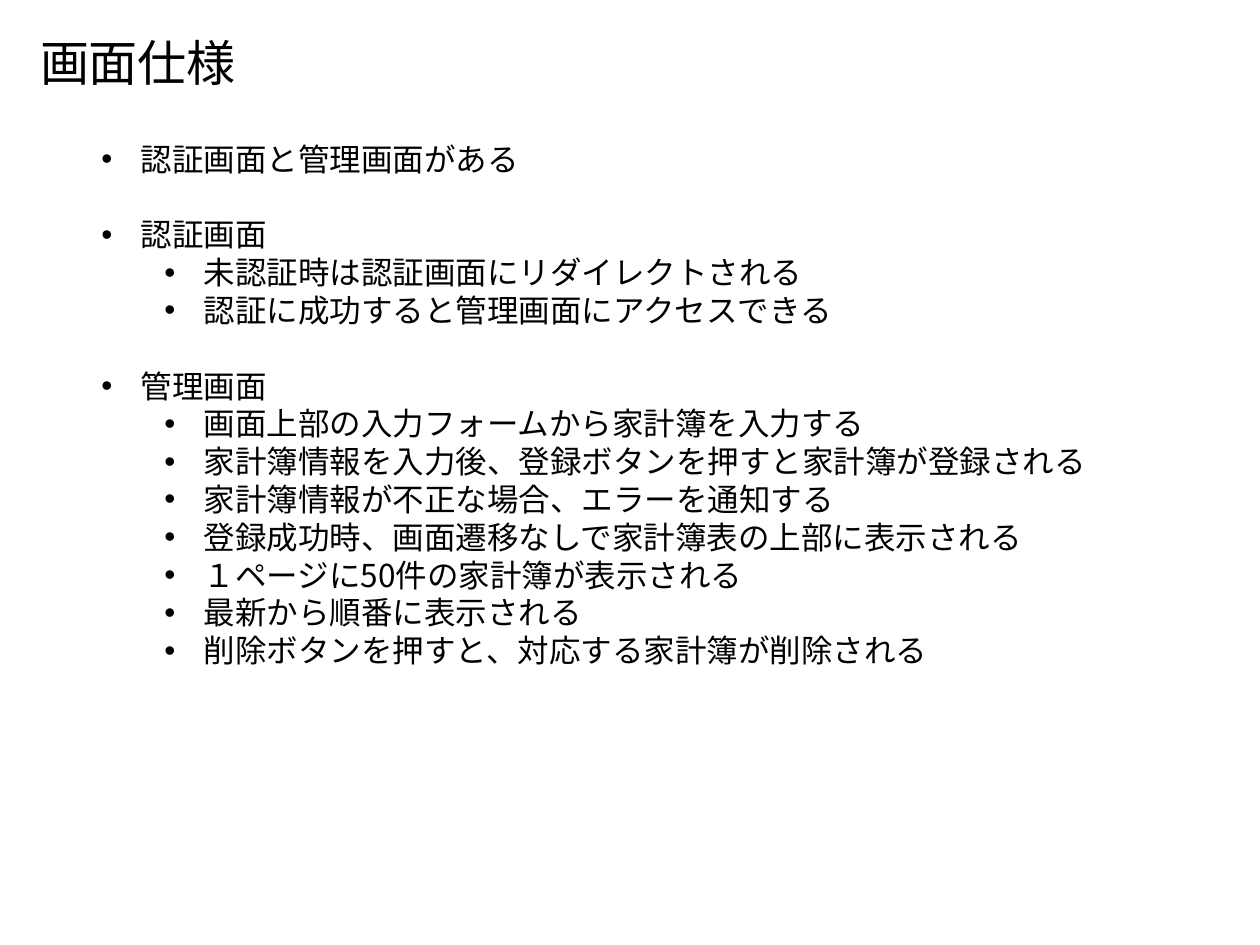
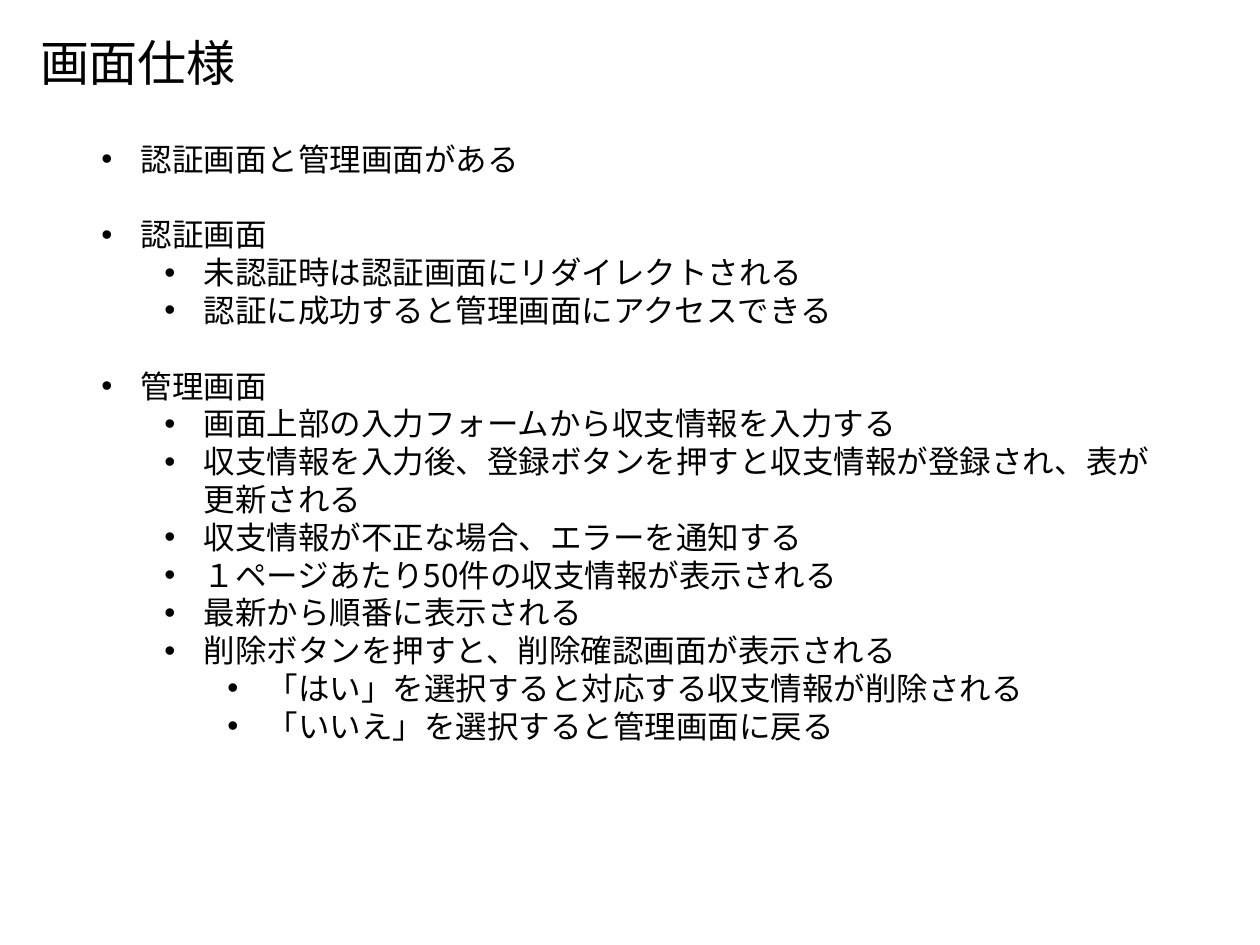
Before and after one commit to Leonis0813/chort, a slide deck: slide 2 of bin/algieba.pptx. Drawn at 1260x945 pixels with LibreOffice and Linux fonts; fonts in the diff are those of the drawing. Boxes give left, top, right and bottom in pixels: in the first picture for what was removed or moved away, otherwise in the second. Text is boxed around its words. In the diff, an @@ line names an element or a change of style, - is before the commit and + after.

```diff
--- a/bin/algieba.pptx
+++ b/bin/algieba.pptx
@@ text at (204, 408, 1149, 590): text changed @@
-  • 画面上部の入力フォームから家計簿を入力する
-  • 家計簿情報を入力後、登録ボタンを押すと家計簿が登録される
-  • 家計簿情報が不正な場合、エラーを通知する
-  • 登録成功時、画面遷移なしで家計簿表の上部に表示される
-  • １ページに50件の家計簿が表示される
+  • 画面上部の入力フォームから収支情報を入力する
+  • 収支情報を入力後、登録ボタンを押すと収支情報が登録され、表が
+    更新される
+  • 収支情報が不正な場合、エラーを通知する
+  • １ページあたり50件の収支情報が表示される
@@ text at (204, 635, 1023, 741): text changed @@
-  • 削除ボタンを押すと、対応する家計簿が削除される
+  • 削除ボタンを押すと、削除確認画面が表示される
+    • 「はい」を選択すると対応する収支情報が削除される
+    • 「いいえ」を選択すると管理画面に戻る
```
Also in this commit, not shown: 1 other slide changed, 1 slide added, 4 other files.
